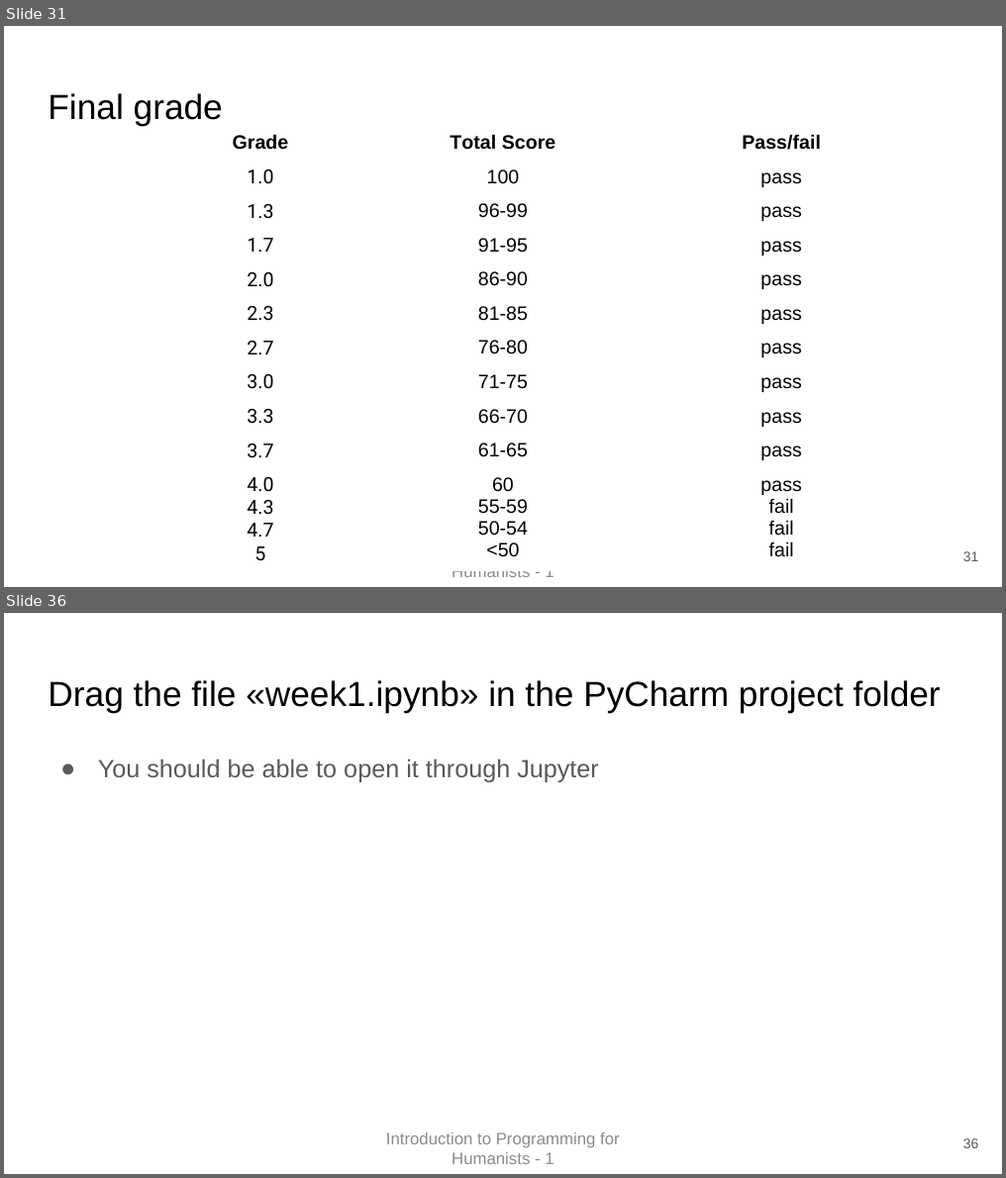
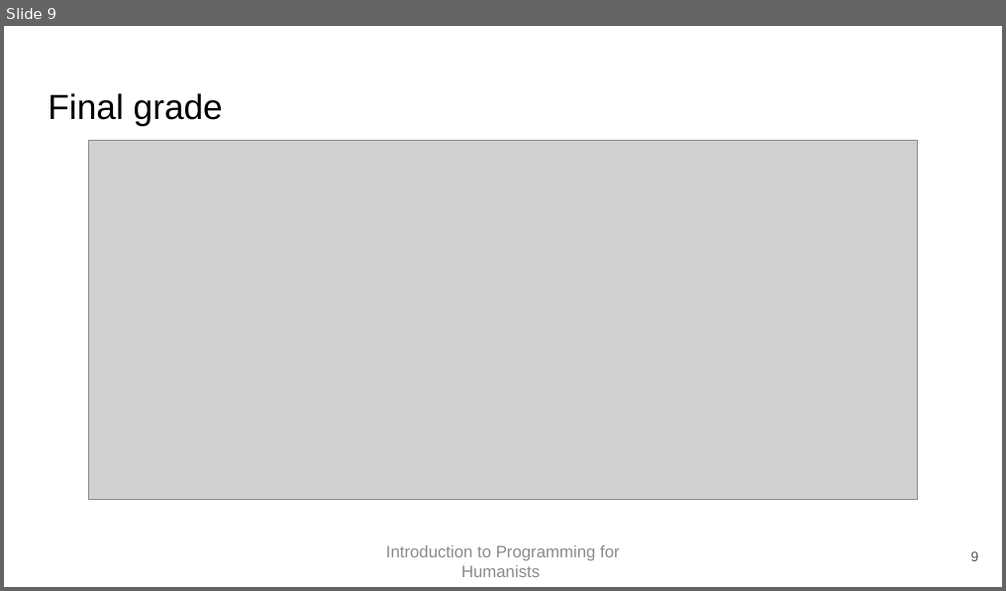
Before and after one commit to EvanEames/IPFH2526, a slide deck: week1/First Class.pptx. Shown one above the other, each under a label of ours: slides 31 and 36 before the commit, slide 9 after it; the slides between them are not shown. The pictures are 1006x1178 and 1006x591 pixels, drawn with LibreOffice and Linux fonts; fonts in the diff are those of the drawing; grey boxes stand for pictures. Boxes give left, top, right and bottom in pixels: in the first picture for what was removed or moved away, otherwise in the second. Text is boxed around its words. In the diff, an @@ line names an element or a change of style, - is before the commit and + after.

```diff
--- a/week1/First Class.pptx
+++ b/week1/First Class.pptx
@@ slide 36 removed at bbox=[4, 613, 1002, 1174], background #FFFFFF @@
@@ title removed at bbox=[48, 680, 941, 712] @@
-Drag the file «week1.ipynb» in the PyCharm project folder
@@ text removed at bbox=[98, 759, 599, 782] @@
-● You should be able to open it through Jupyter
@@ text removed at bbox=[386, 1133, 620, 1164] @@
-Introduction to Programming for Humanists - 1
@@ page number removed at bbox=[963, 1139, 979, 1149] @@
-36
@@ what was slide 31 is now slide 9 @@
@@ slide 9 changed as well @@
@@ picture added at bbox=[89, 141, 918, 501] @@
@@ table removed at bbox=[156, 127, 920, 576], 11 rows, 3 columns @@
-Grade | Total Score | Pass/fail
-1.0 | 100 | pass
-1.3 | 96-99 | pass
-1.7 | 91-95 | pass
-2.0 | 86-90 | pass
-2.3 | 81-85 | pass
-2.7 | 76-80 | pass
-3.0 | 71-75 | pass
-3.3 | 66-70 | pass
-3.7 | 61-65 | pass
-4.0 / 4.3 / 4.7 / 5 | 60 / 55-59 / 50-54 / <50 | pass / fail / fail / fail
@@ text at bbox=[386, 546, 620, 577]: text changed @@
-Introduction to Programming for Humanists - 1
+Introduction to Programming for Humanists
@@ page number at bbox=[971, 552, 979, 562]: text changed @@
-31
+9
```
Also in this commit, not shown: 14 other slides changed, 21 other slides removed, 3 other files.
